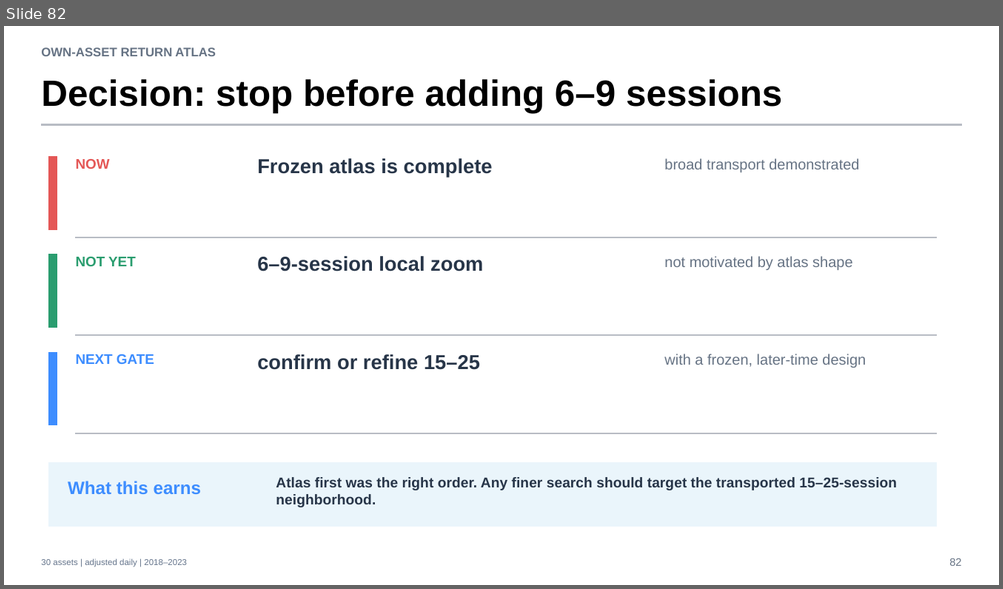
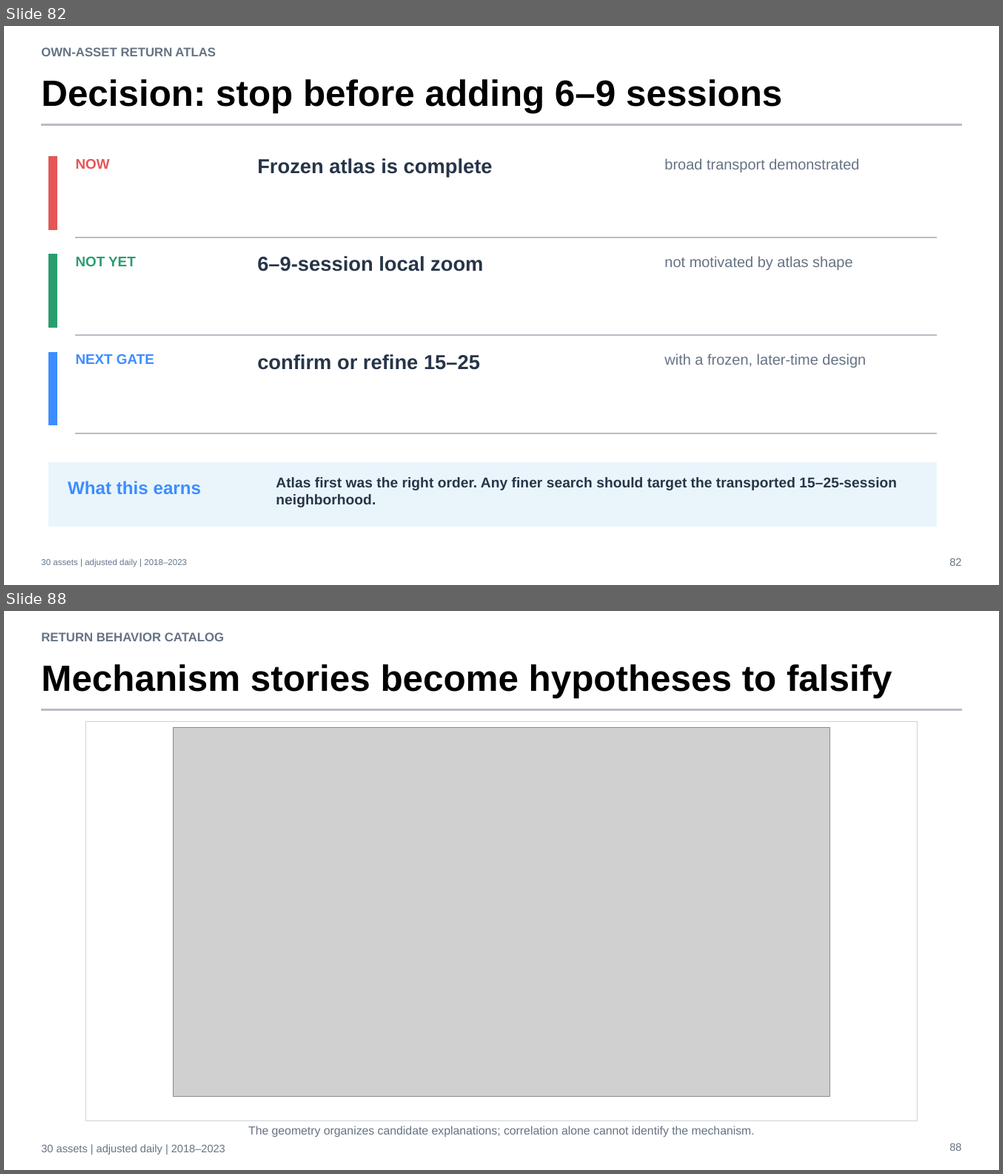
Before and after one commit to Francisc0Franc0/Time-Series-Modeling-Gen5, a slide deck: operator_hypothesis_lab/presentations/tsla_descriptive_microscope_evidence.pptx. Shown one above the other, each under a label of ours: slide 82 before the commit, slides 82 and 88 after it; the slides between them are not shown. The pictures are 1003x589 and 1003x1174 pixels, drawn with LibreOffice and Linux fonts; fonts in the diff are those of the drawing; grey boxes stand for pictures. Boxes give left, top, right and bottom in pixels: in the first picture for what was removed or moved away, otherwise in the second. Text is boxed around its words. In the diff, an @@ line names an element or a change of style, - is before the commit and + after.

Commit message:
research: catalog return-geometry behaviors

```diff
--- a/operator_hypothesis_lab/presentations/tsla_descriptive_microscope_evidence.pptx
+++ b/operator_hypothesis_lab/presentations/tsla_descriptive_microscope_evidence.pptx
@@ slide 88 added at [4,611,999,1170], background #FFFFFF @@
@@ text added at [41,632,224,641], 12 pt, text #667384, bold @@
+RETURN BEHAVIOR CATALOG
@@ text added at [41,664,892,698], 35.2 pt, text #000000, bold @@
+Mechanism stories become hypotheses to falsify
@@ rectangle added at [41,709,962,710], fill #B8BCC4, outline #B8BCC4 0 pt @@
@@ rectangle added at [85,721,917,1122], fill #FFFFFF, outline #CDD3DA 0.75 pt @@
@@ picture added at [173,727,830,1096] @@
@@ text added at [248,1126,754,1138], 11.2 pt, text #667384 @@
+The geometry organizes candidate explanations; correlation alone cannot identify the mechanism.
@@ text added at [41,1145,225,1155], 10.5 pt, text #667384 @@
+30 assets | adjusted daily | 2018–2023
@@ text added at [949,1144,961,1151], 10.5 pt, text #667384 @@
+88
```
Also in this commit, not shown: 6 other slides added, 5 other files.
